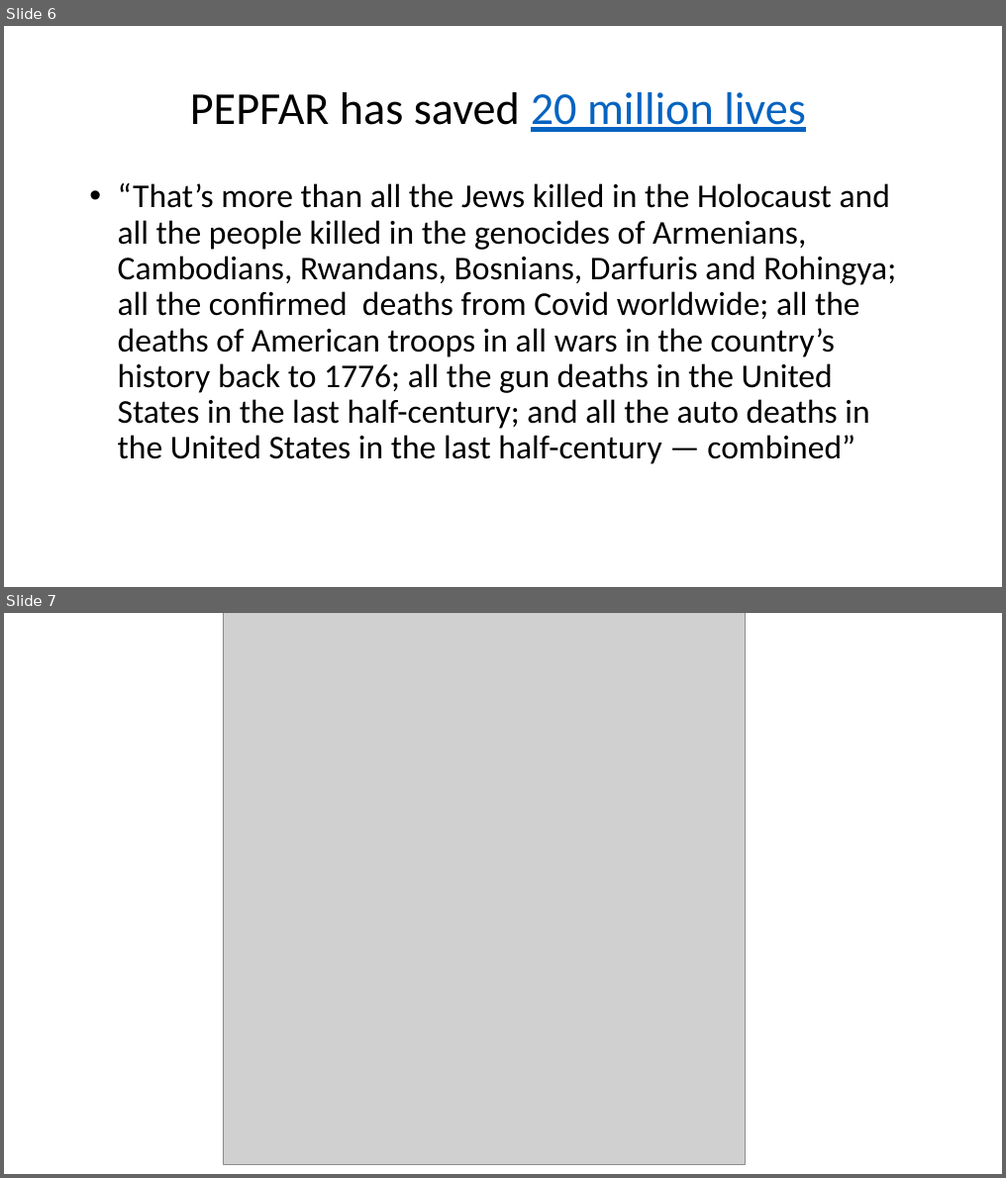
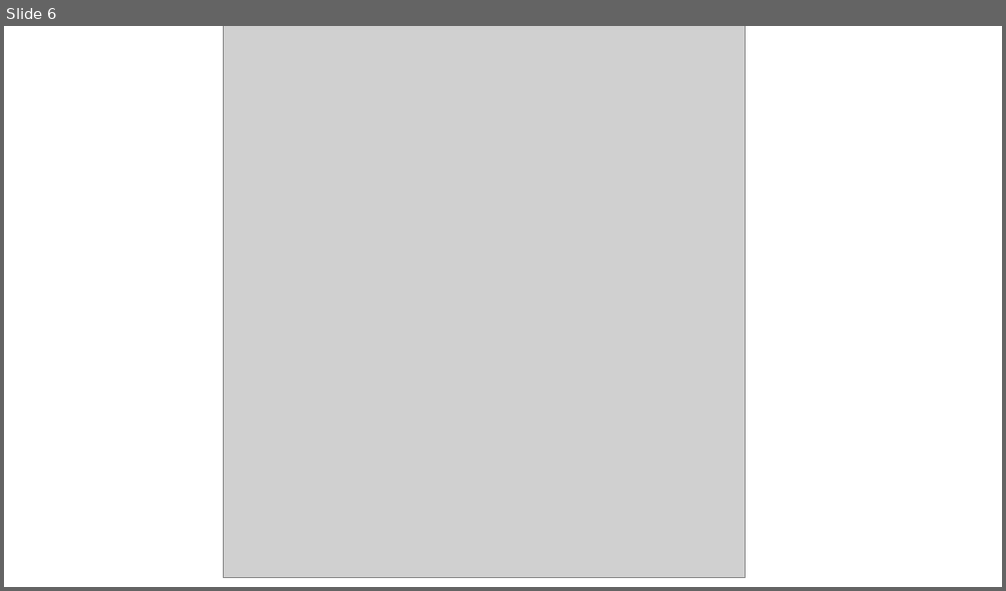
Before and after one commit to tstallins/tstallins.github.io, a slide deck: courses/261/HIV.pptx. Shown one above the other, each under a label of ours: slides 6 and 7 before the commit, slide 6 after it. The pictures are 1006x1178 and 1006x591 pixels, drawn with LibreOffice and Linux fonts; fonts in the diff are those of the drawing; grey boxes stand for pictures. Boxes give left, top, right and bottom in pixels: in the first picture for what was removed or moved away, otherwise in the second. Text is boxed around its words. In the diff, an @@ line names an element or a change of style, - is before the commit and + after.

```diff
--- a/courses/261/HIV.pptx
+++ b/courses/261/HIV.pptx
@@ slide 6 removed at (x1=4, y1=26, x2=1002, y2=587), background #FFFFFF @@
@@ title removed at (x1=190, y1=92, x2=806, y2=132) @@
-PEPFAR has saved 20 million lives
@@ text removed at (x1=118, y1=183, x2=896, y2=465) @@
-• “That’s more than all the Jews killed in the Holocaust and all the people killed in the genocides of Armenians, Cambodians, Rwandans, Bosnians, Darfuris and Rohingya; all the confirmed deaths from Covid worldwide; all the deaths of American troops in all wars in the country’s history back to 1776; all the gun deaths in the United States in the last half-century; and all the auto deaths in the United States in the last half-century — combined”
@@ what was slide 7 is now slide 6 @@
```
Also in this commit, not shown: 1 other slide removed.
